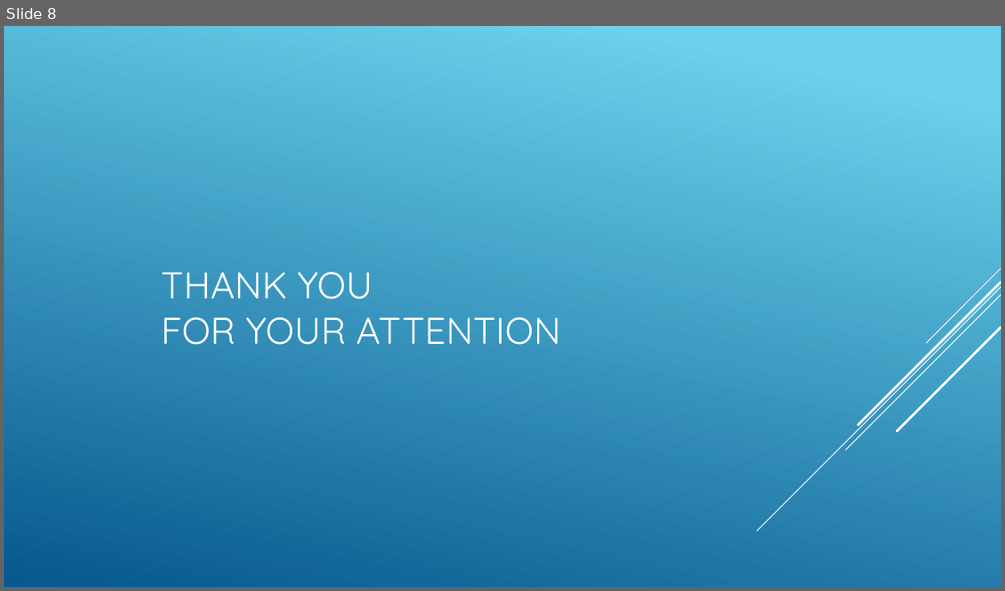
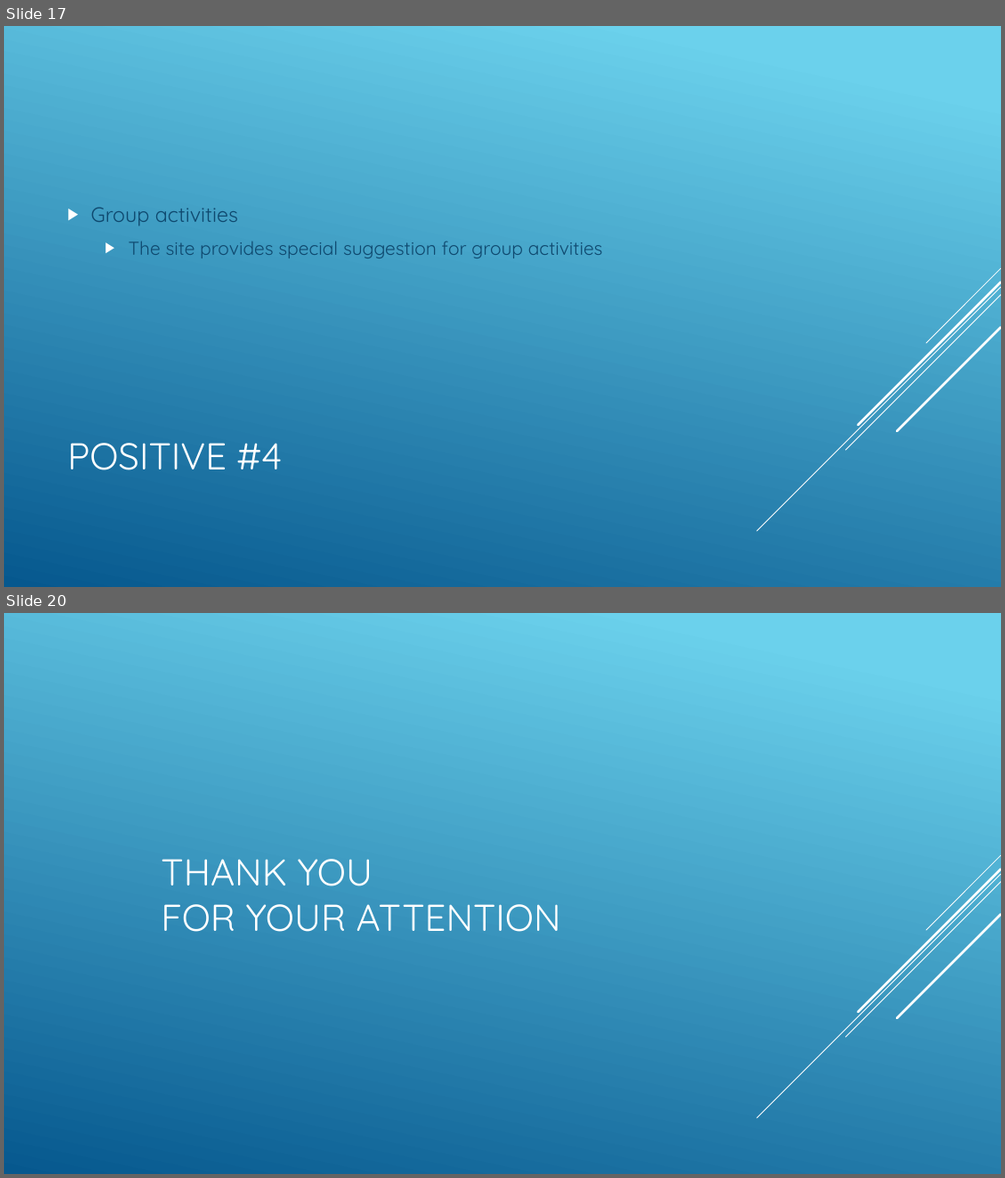
Before and after one commit to Deadmann1/hci_06_06, a slide deck: presentation/presentation.pptx. Shown one above the other, each under a label of ours: slide 8 before the commit, slides 17 and 20 after it; the slides between them are not shown. The pictures are 1005x591 and 1005x1178 pixels, drawn with LibreOffice and Linux fonts; fonts in the diff are those of the drawing. Boxes give left, top, right and bottom in pixels: in the first picture for what was removed or moved away, otherwise in the second. Text is boxed around its words. In the diff, an @@ line names an element or a change of style, - is before the commit and + after.

```diff
--- a/presentation/presentation.pptx
+++ b/presentation/presentation.pptx
@@ slide 17 added at [4, 26, 1001, 587], background gradient #6ED2EB to #06588E; not listed: 5 template elements that a slide beside it also shows @@
@@ text added at [91, 207, 603, 258], 18 pt, text #0F496F @@
+▶ Group activities
+  ▶ The site provides special suggestion for group activities
@@ title added at [67, 443, 283, 470], 36 pt, text #FFFFFF @@
+POSITIVE #4
@@ what was slide 8 is now slide 20 @@
```
Also in this commit, not shown: 2 slides changed, 14 other slides added, 3 slides removed, 3 other files.
